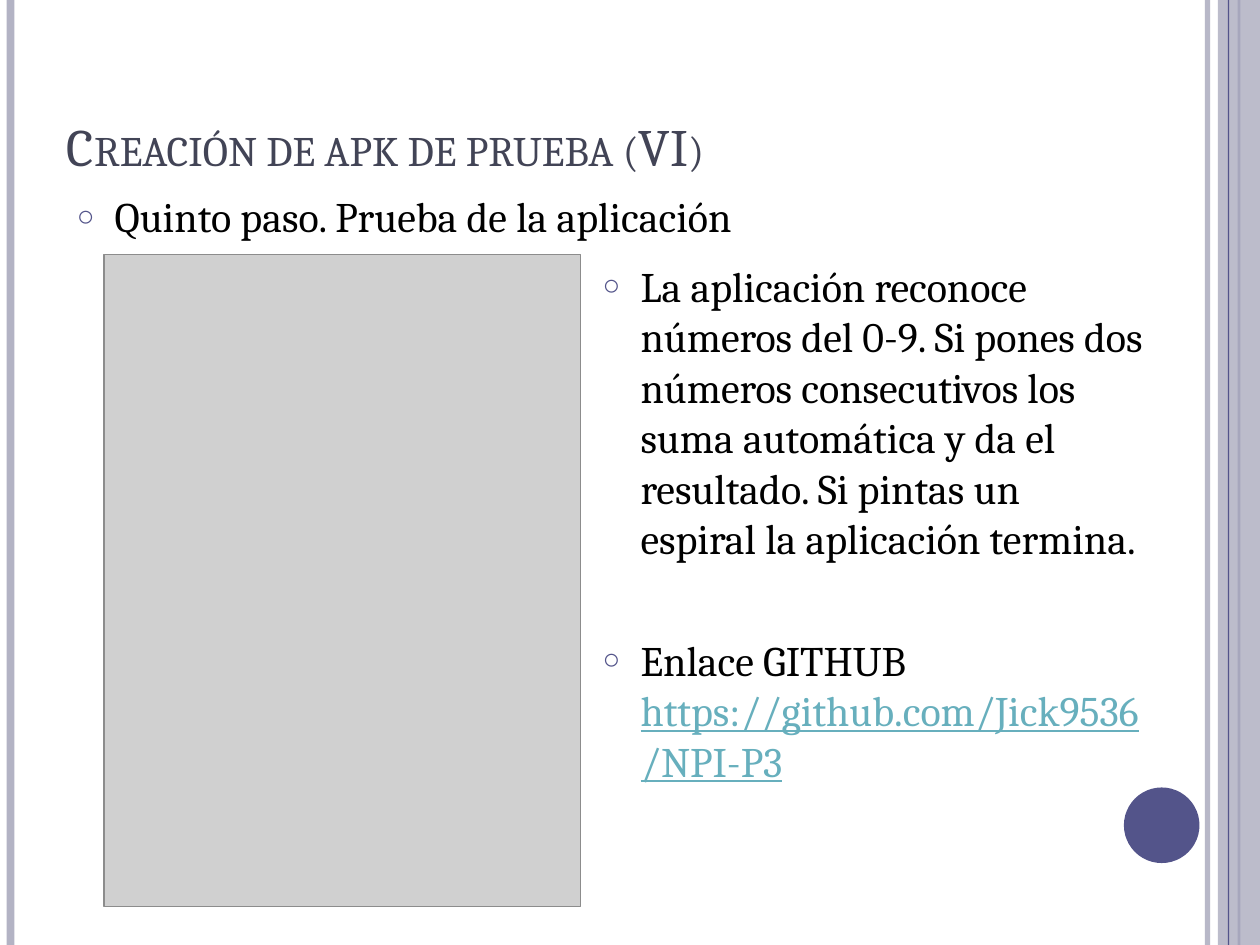
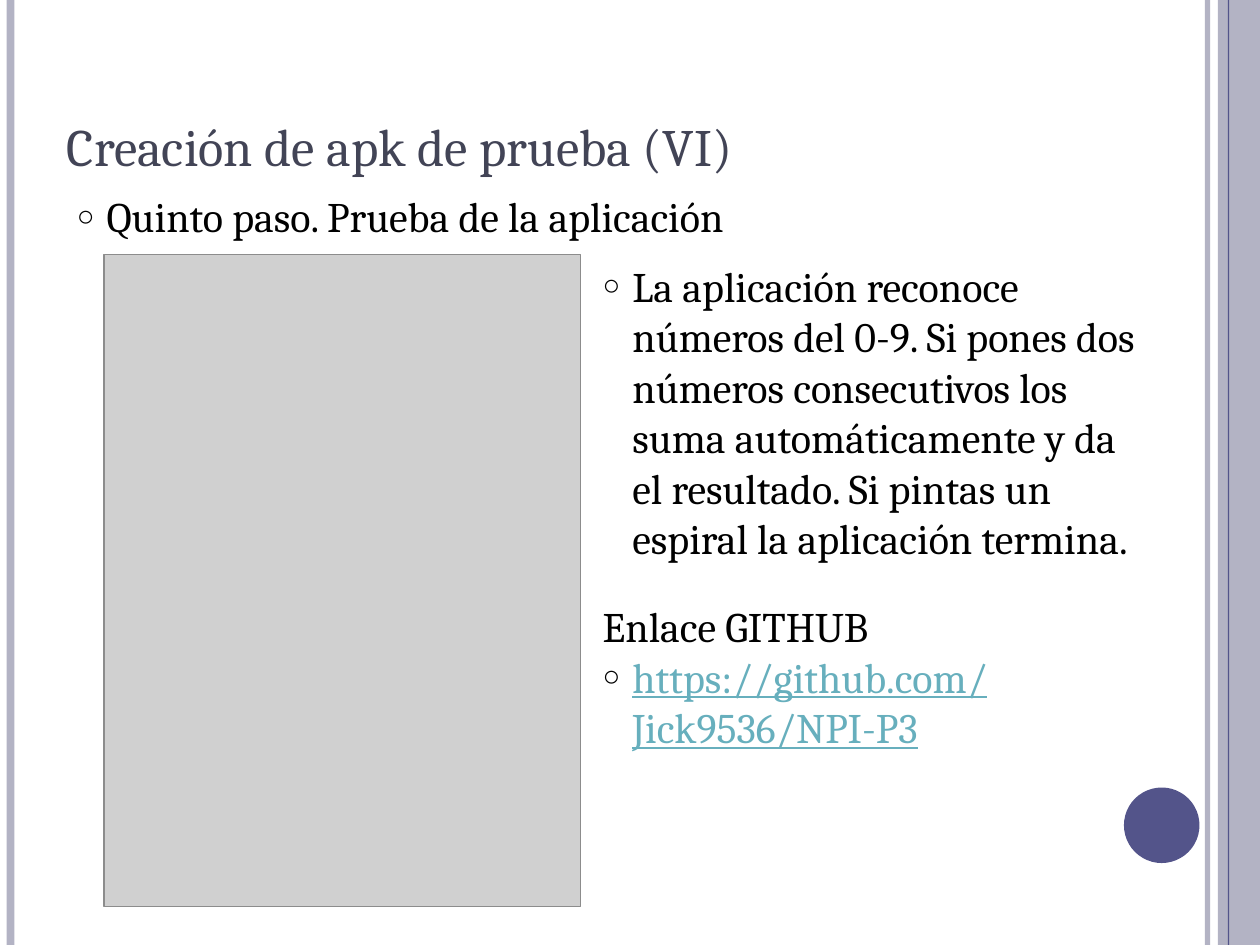
Before and after one commit to Jick9536/NPI-P3, a slide deck: slide 11 of NPI- Práctica 3.pptx. Drawn at 1260x945 pixels with LibreOffice and Linux fonts; fonts in the diff are those of the drawing; grey boxes stand for pictures. Boxes give left, top, right and bottom in pixels: in the first picture for what was removed or moved away, otherwise in the second. Text is boxed around its words. In the diff, an @@ line names an element or a change of style, - is before the commit and + after.

Commit message:
presentación terminada
corregida

```diff
--- a/NPI- Práctica 3.pptx
+++ b/NPI- Práctica 3.pptx
@@ text "Creación de apk de prueba ..." at box(67, 129, 732, 177): small capitals off @@
@@ text "Quinto paso. Prueba de la ..." at box(107, 202, 724, 241): indent changed; less space between paragraphs @@
@@ text at box(632, 272, 1134, 563): text changed @@
-○ La aplicación reconoce números del 0-9. Si pones dos números consecutivos los suma automática y da el resultado. Si pintas un espiral la aplicación termina.
+○ La aplicación reconoce números del 0-9. Si pones dos números consecutivos los suma automáticamente y da el resultado. Si pintas un espiral la aplicación termina.
@@ text at box(603, 612, 987, 751): indent changed; less space between paragraphs @@
```
Also in this commit, not shown: 12 other slides changed, 1 other file.
